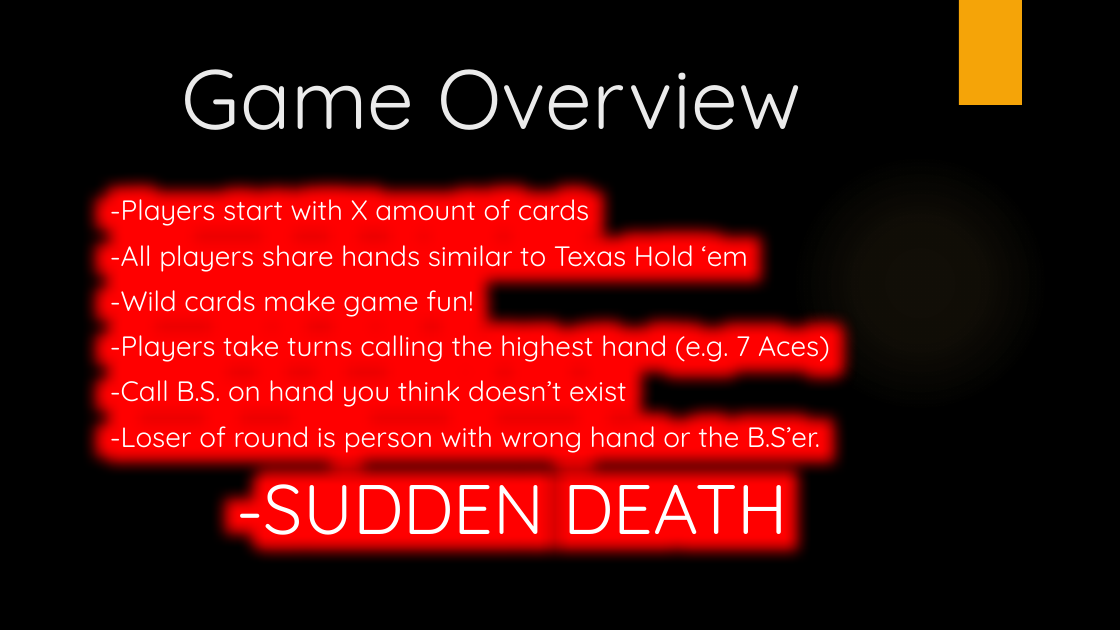
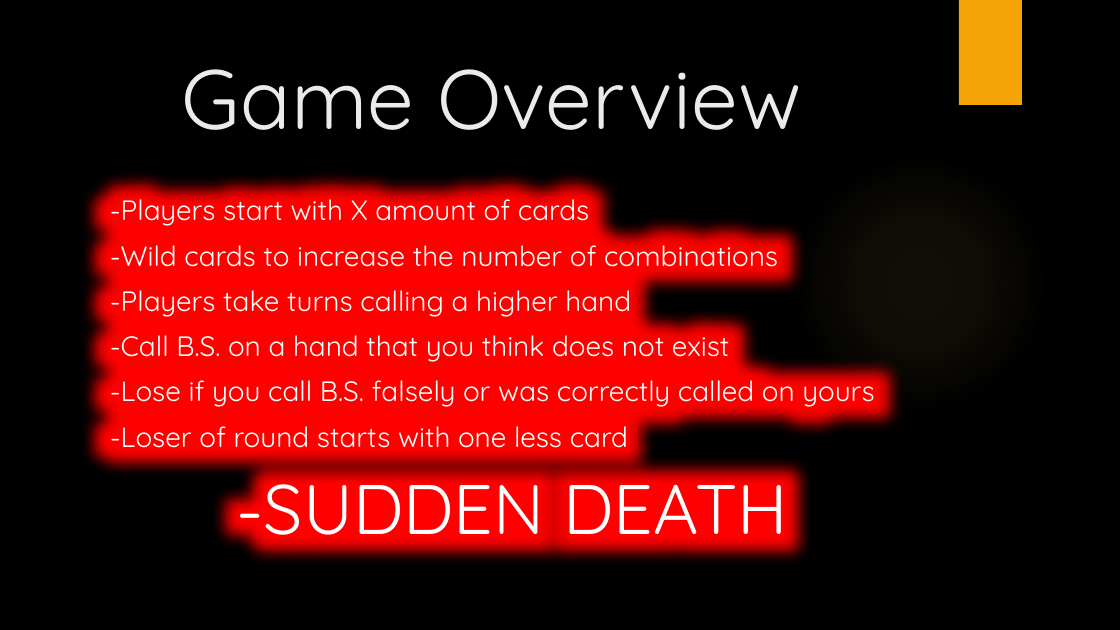
Before and after one commit to SFSU-CSC-667/term-project-spring-2017-team-bs, a slide deck: slide 2 of Term Project CSC 667.pptx. Drawn at 1120x630 pixels with LibreOffice and Linux fonts; fonts in the diff are those of the drawing; background and template pictures are left out. Boxes give left, top, right and bottom in pixels: in the first picture for what was removed or moved away, otherwise in the second. Text is boxed around its words. In the diff, an @@ line names an element or a change of style, - is before the commit and + after.

Commit message:
changed rules

```diff
--- a/Term Project CSC 667.pptx
+++ b/Term Project CSC 667.pptx
@@ text at (x1=110, y1=237, x2=874, y2=455): text changed @@
--All players share hands similar to Texas Hold ‘em
--Wild cards make game fun!
--Players take turns calling the highest hand (e.g. 7 Aces)
--Call B.S. on hand you think doesn’t exist
--Loser of round is person with wrong hand or the B.S’er.
+-Wild cards to increase the number of combinations
+-Players take turns calling a higher hand
+-Call B.S. on a hand that you think does not exist
+-Lose if you call B.S. falsely or was correctly called on yours
+-Loser of round starts with one less card
```
